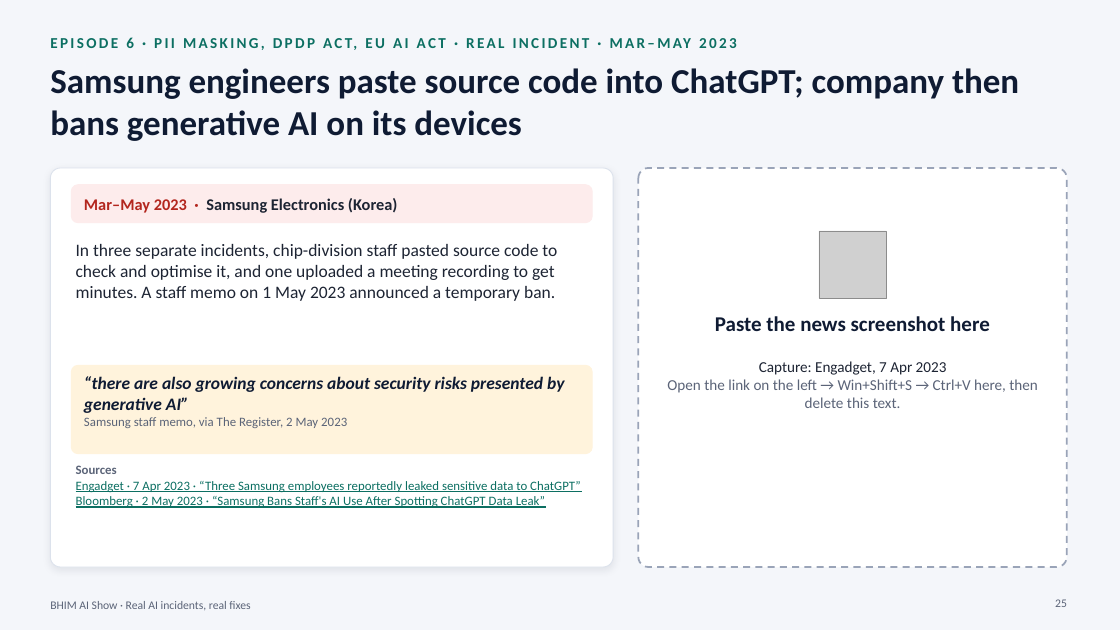
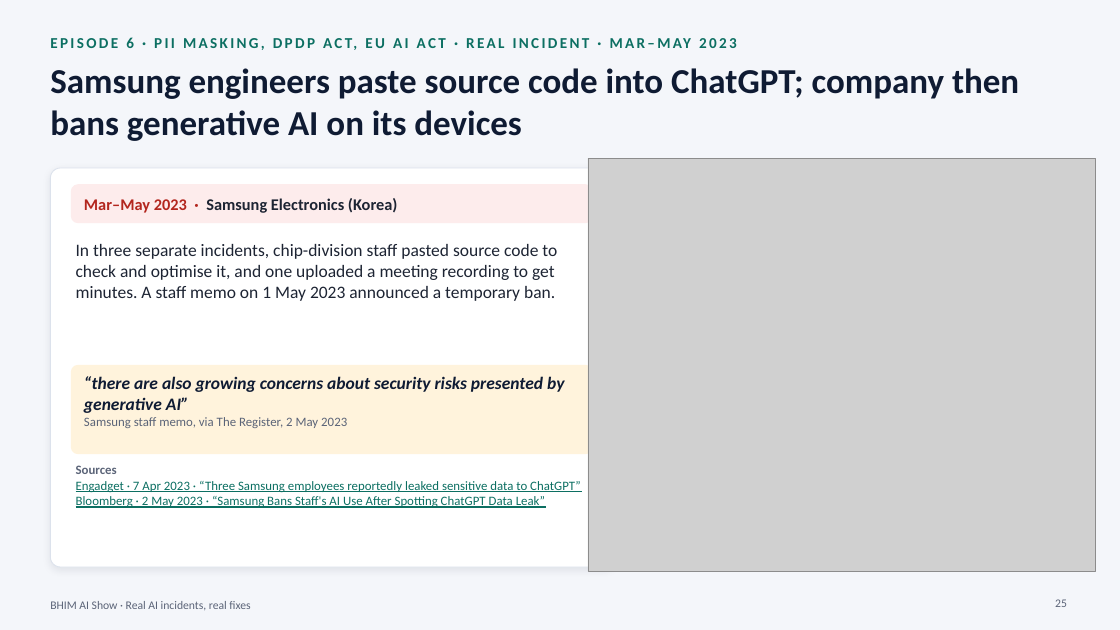
Before and after one commit to soumik948/AI_Training, a slide deck: slide 25 of BHIM_Training_Kit/BHIM_AI_Training.pptx. Drawn at 1120x630 pixels with LibreOffice and Linux fonts; fonts in the diff are those of the drawing; grey boxes stand for pictures. Boxes give left, top, right and bottom in pixels: in the first picture for what was removed or moved away, otherwise in the second. Text is boxed around its words. In the diff, an @@ line names an element or a change of style, - is before the commit and + after.

```diff
--- a/BHIM_Training_Kit/BHIM_AI_Training.pptx
+++ b/BHIM_Training_Kit/BHIM_AI_Training.pptx
@@ picture added at (588,158,1096,571) @@
@@ rounded rectangle removed at (639,168,1067,567) @@
@@ picture removed at (819,231,886,298) @@
@@ text removed at (715,316,990,331) @@
-Paste the news screenshot here
@@ text removed at (667,361,1038,408) @@
-Capture: Engadget, 7 Apr 2023
-Open the link on the left → Win+Shift+S → Ctrl+V here, then delete this text.
```
Also in this commit, not shown: 13 other slides changed.
